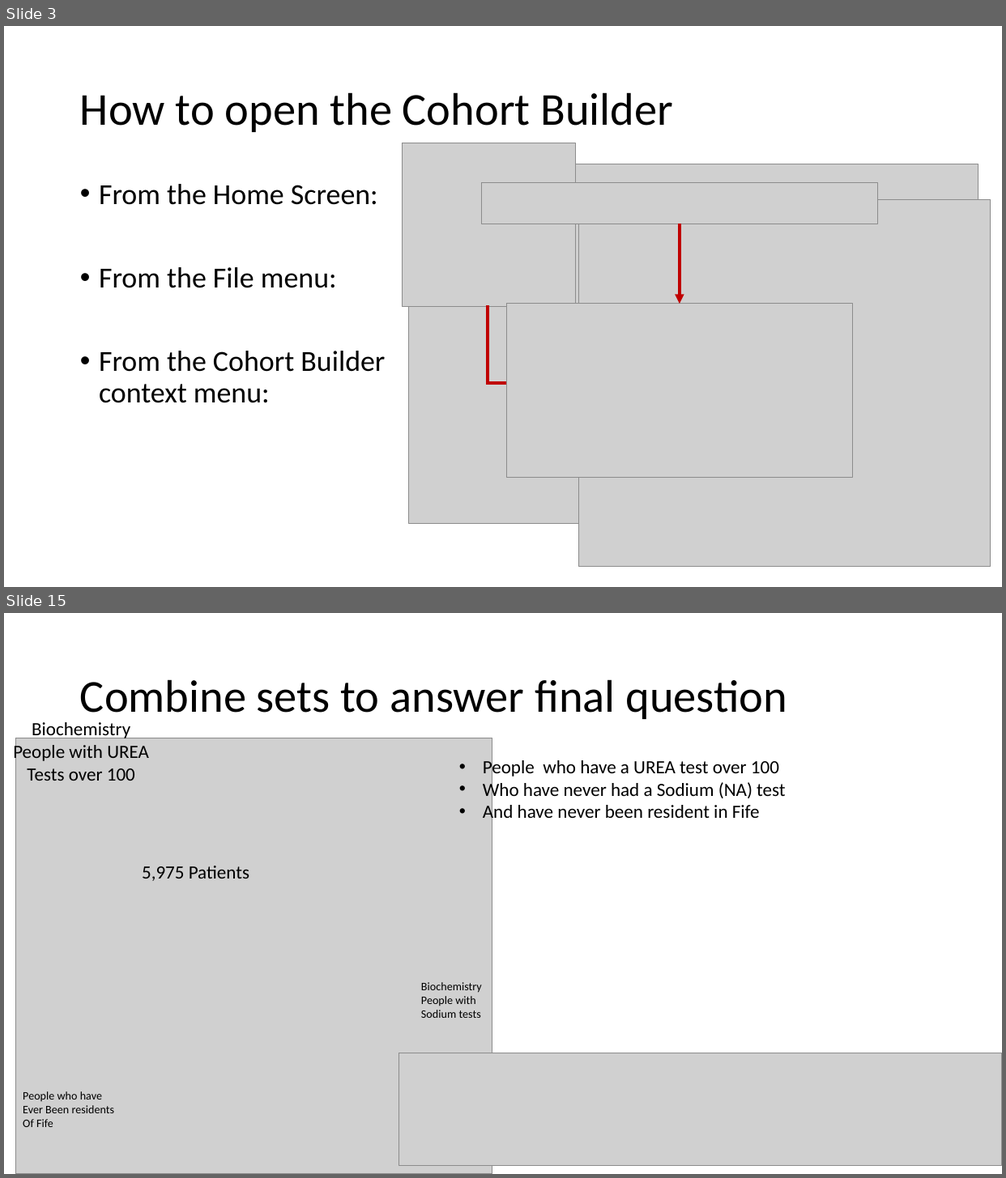
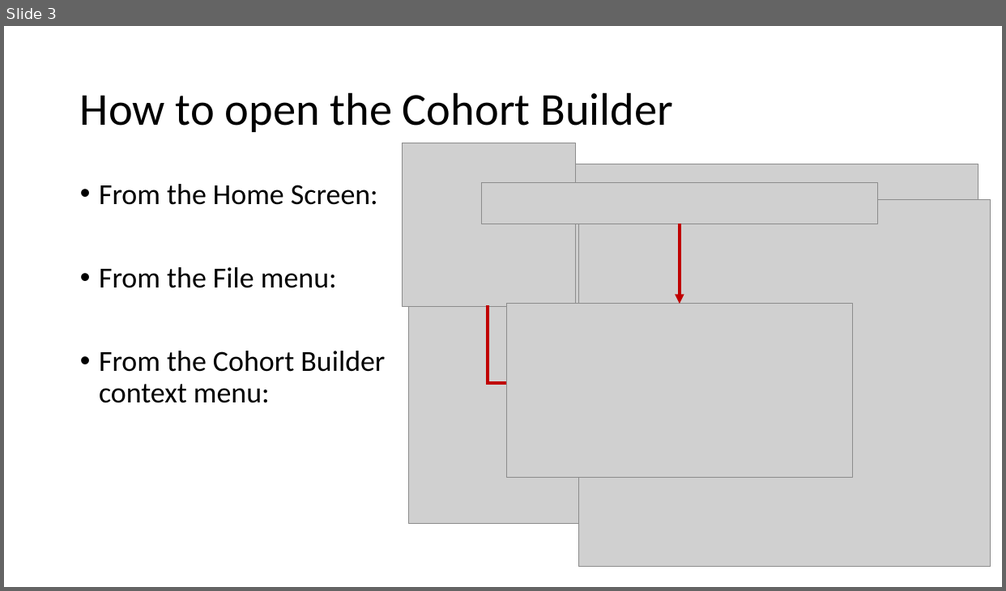
Before and after one commit to HicServices/RDMP, a slide deck: Documentation/Training/CohortBuilder.pptx. Shown one above the other, each under a label of ours: slides 3 and 15 before the commit, slide 3 after it; the slides between them are not shown. The pictures are 1006x1178 and 1006x591 pixels, drawn with LibreOffice and Linux fonts; fonts in the diff are those of the drawing; grey boxes stand for pictures. Boxes give left, top, right and bottom in pixels: in the first picture for what was removed or moved away, otherwise in the second. Text is boxed around its words. In the diff, an @@ line names an element or a change of style, - is before the commit and + after.

```diff
--- a/Documentation/Training/CohortBuilder.pptx
+++ b/Documentation/Training/CohortBuilder.pptx
@@ slide 15 removed at (4,613,1002,1174), background #FFFFFF @@
@@ title removed at (80,679,787,719) @@
-Combine sets to answer final question
@@ text removed at (13,722,149,781) @@
-Biochemistry
-People with UREA
-Tests over 100
@@ picture removed at (15,738,492,1174) @@
@@ text removed at (483,757,785,824) @@
-• People who have a UREA test over 100
-• Who have never had a Sodium (NA) test
-• And have never been resident in Fife
@@ text removed at (142,866,249,881) @@
-5,975 Patients
@@ text removed at (421,982,482,1018) @@
-Biochemistry
-People with
-Sodium tests
@@ picture removed at (399,1053,1002,1166) @@
@@ text removed at (23,1092,115,1127) @@
-People who have
-Ever Been residents
-Of Fife
```
Also in this commit, not shown: 2 slides changed, 5 slides added, 12 other slides removed.
